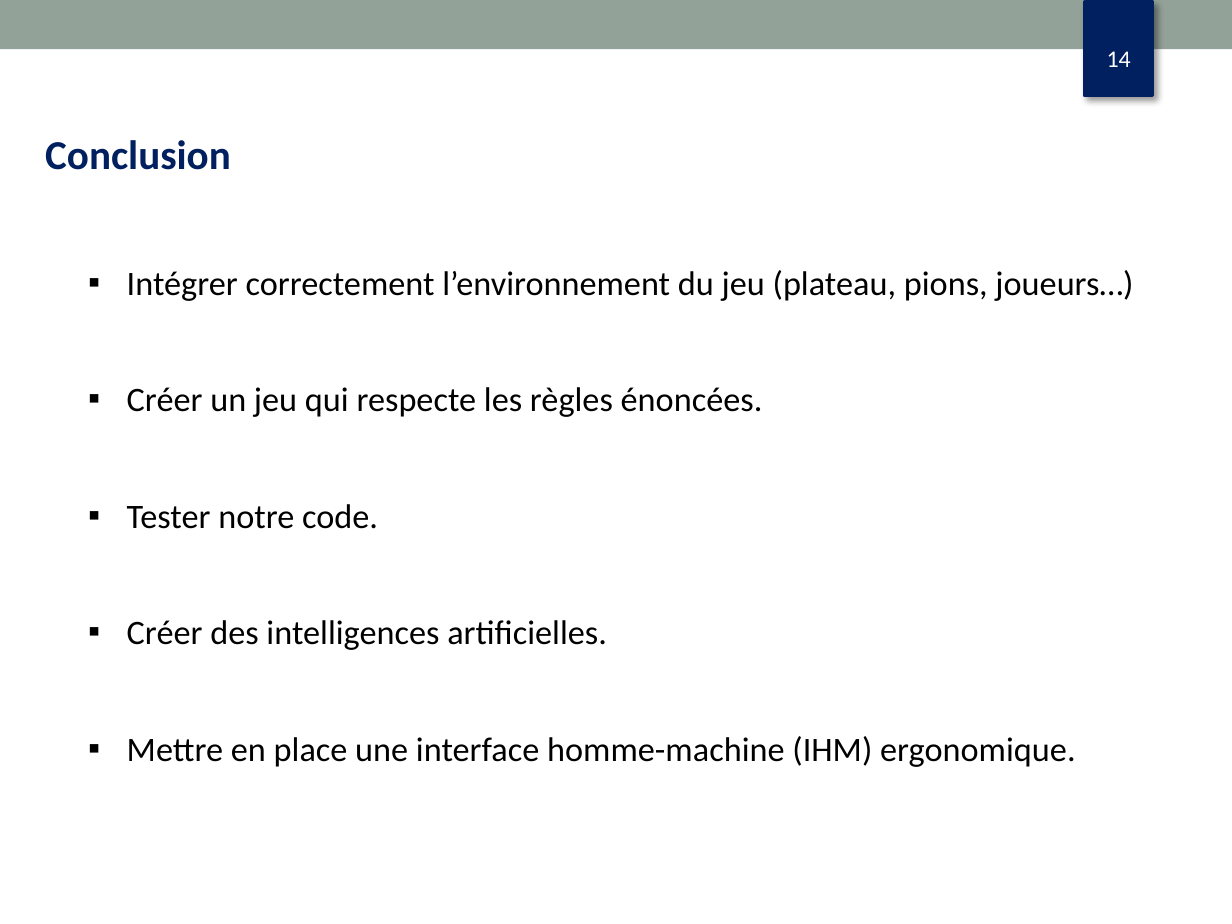
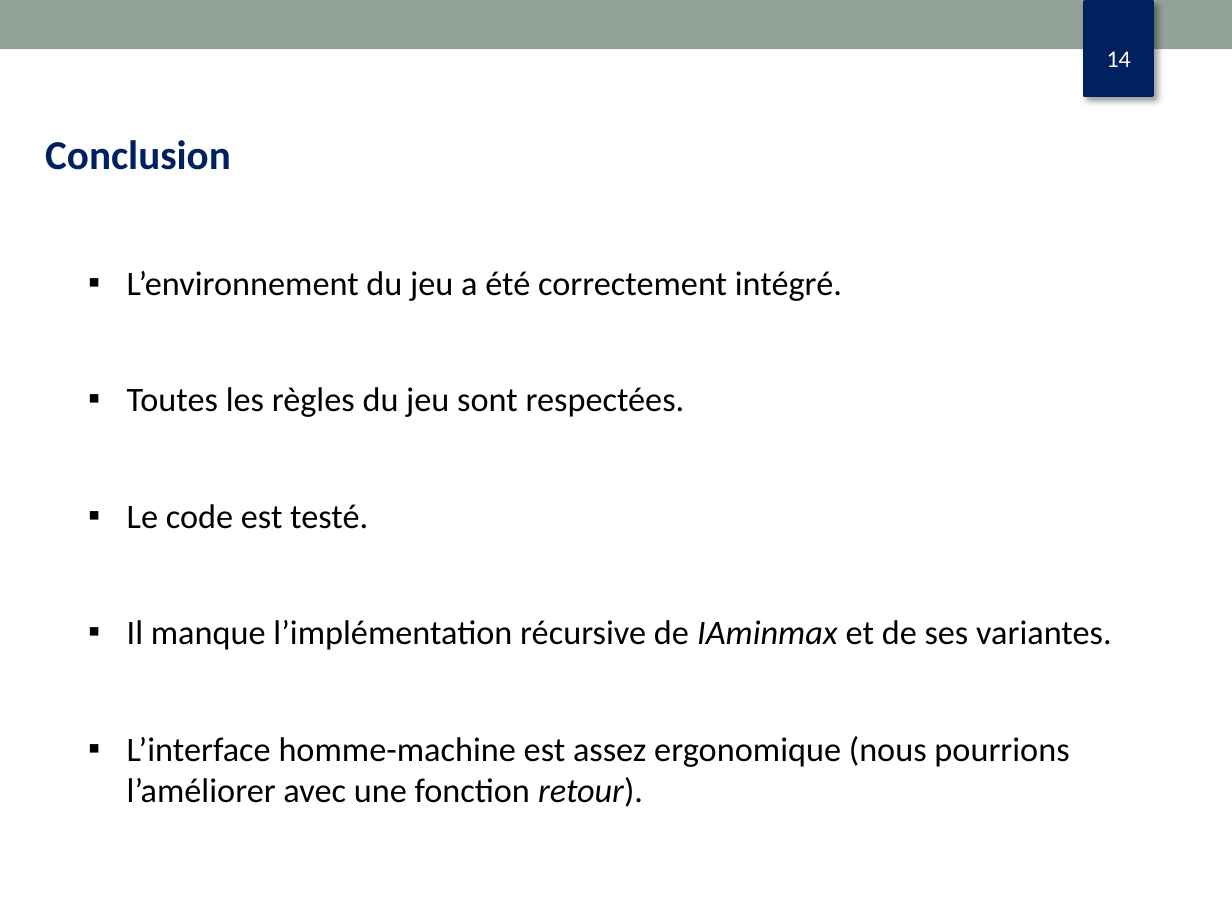
Before and after one commit to dupondth/othello, a slide deck: slide 14 of diapo_oral.pptx. Drawn at 1232x924 pixels with LibreOffice and Linux fonts; fonts in the diff are those of the drawing. Boxes give left, top, right and bottom in pixels: in the first picture for what was removed or moved away, otherwise in the second. Text is boxed around its words. In the diff, an @@ line names an element or a change of style, - is before the commit and + after.

Commit message:
diapo fini

```diff
--- a/diapo_oral.pptx
+++ b/diapo_oral.pptx
@@ text at [127, 271, 1112, 807]: text changed @@
-  ▪ Intégrer correctement l’environnement du jeu (plateau, pions, joueurs…)
-  ▪ Créer un jeu qui respecte les règles énoncées.
-  ▪ Tester notre code.
-  ▪ Créer des intelligences artificielles.
-  ▪ Mettre en place une interface homme-machine (IHM) ergonomique.
+  ▪ L’environnement du jeu a été correctement intégré.
+  ▪ Toutes les règles du jeu sont respectées.
+  ▪ Le code est testé.
+  ▪ Il manque l’implémentation récursive de IAminmax et de ses variantes.
+  ▪ L’interface homme-machine est assez ergonomique (nous pourrions l’améliorer avec une fonction retour).
```
